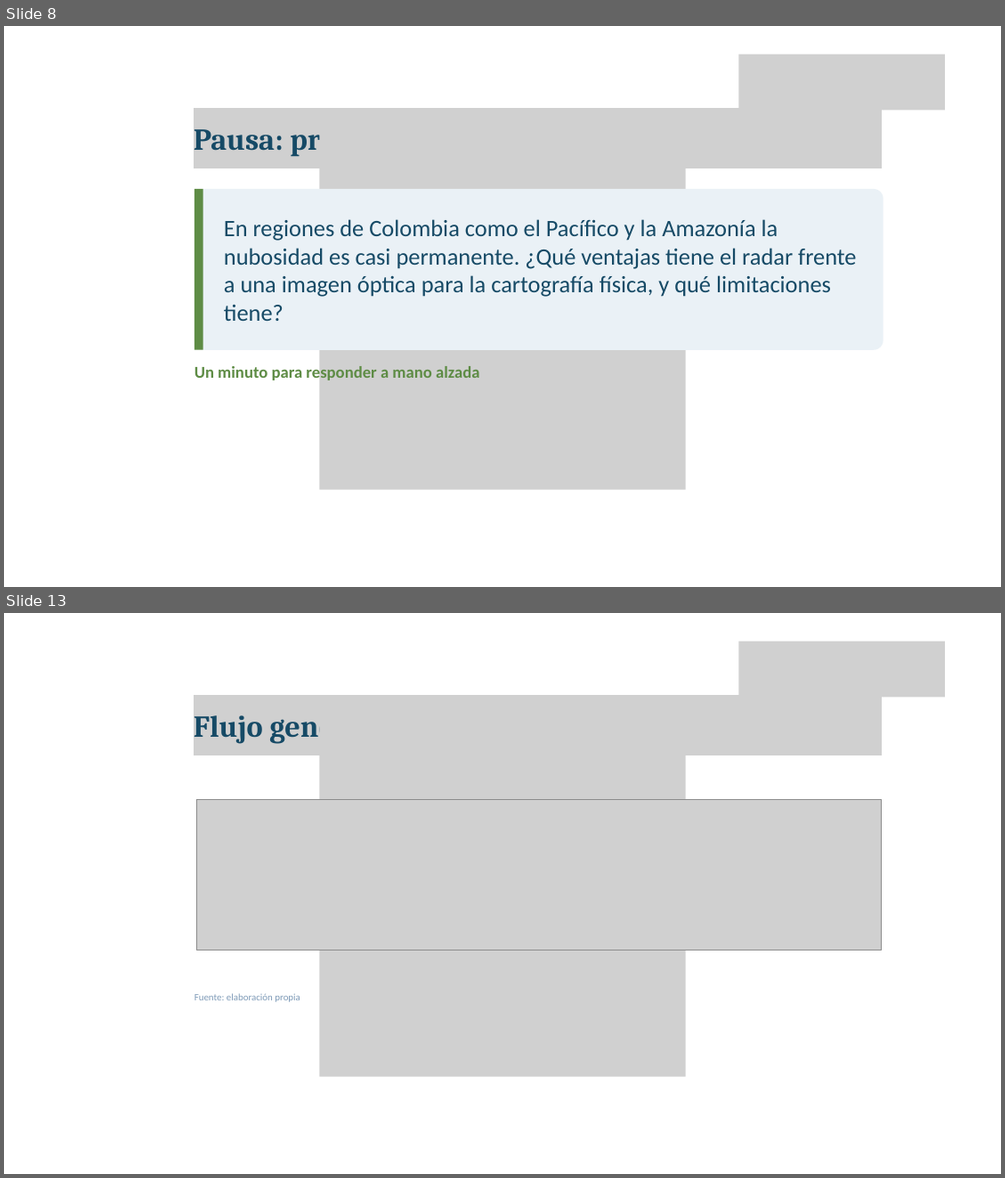
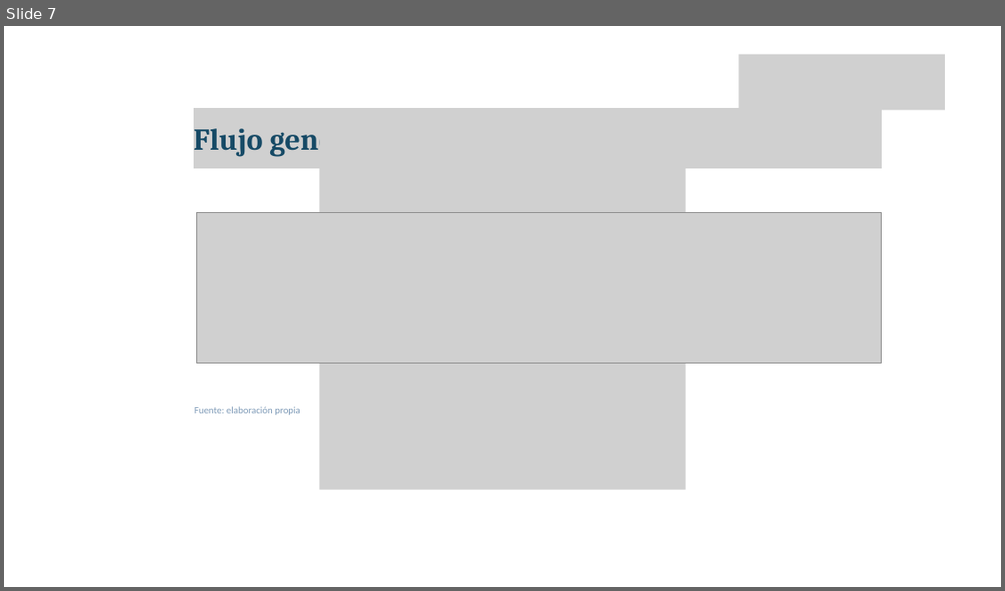
Before and after one commit to AlexandraUD/Ortomosaico, a slide deck: Ponencia_Ortomosaicos_SAR.pptx. Shown one above the other, each under a label of ours: slides 8 and 13 before the commit, slide 7 after it; the slides between them are not shown. The pictures are 1005x1178 and 1005x591 pixels, drawn with LibreOffice and Linux fonts; fonts in the diff are those of the drawing; grey boxes stand for pictures; background and template pictures are left out. Boxes give left, top, right and bottom in pixels: in the first picture for what was removed or moved away, otherwise in the second. Text is boxed around its words. In the diff, an @@ line names an element or a change of style, - is before the commit and + after.

```diff
--- a/Ponencia_Ortomosaicos_SAR.pptx
+++ b/Ponencia_Ortomosaicos_SAR.pptx
@@ slide 8 removed at <box>4,26,1001,587</box>, background picture (left out) @@
@@ picture removed at <box>738,54,945,110</box> @@
@@ picture removed at <box>194,108,882,168</box> @@
@@ text removed at <box>194,129,416,157</box> @@
-Pausa: pregunta 1 de 3
@@ picture removed at <box>319,123,686,490</box> @@
@@ rounded rectangle removed at <box>194,189,883,350</box> @@
@@ rectangle removed at <box>194,189,203,350</box> @@
@@ text removed at <box>224,219,856,321</box> @@
-En regiones de Colombia como el Pacífico y la Amazonía la nubosidad es casi permanente. ¿Qué ventajas tiene el radar frente a una imagen óptica para la cartografía física, y qué limitaciones tiene?
@@ text removed at <box>194,364,479,383</box> @@
-Un minuto para responder a mano alzada
@@ what was slide 13 is now slide 7 @@
```
Also in this commit, not shown: 10 slides changed, 1 slide added, 14 other slides removed, 5 other files.
